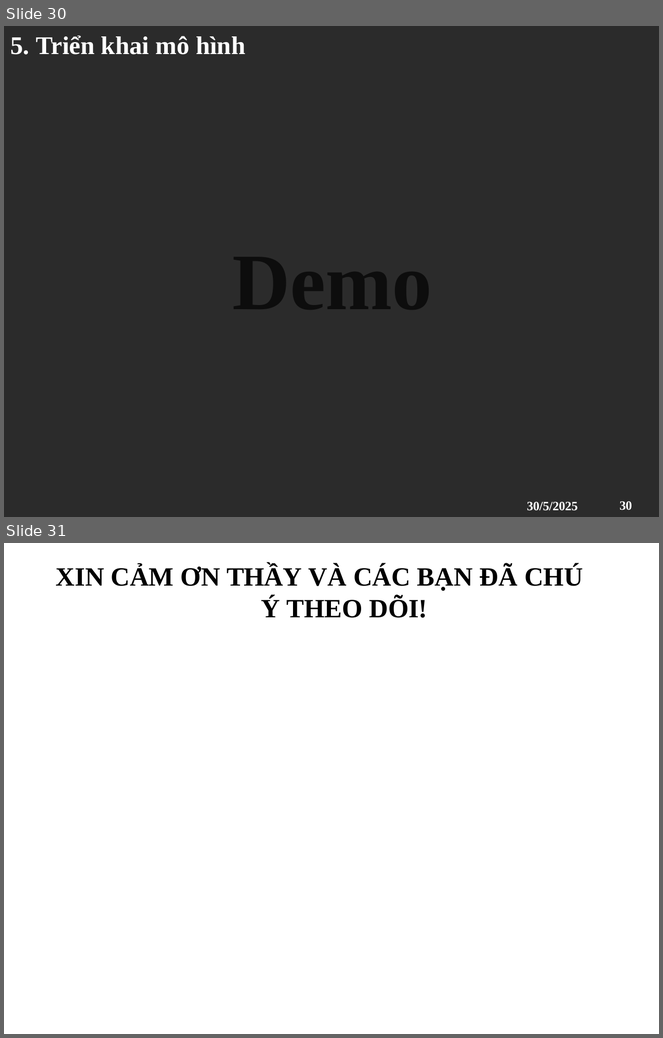
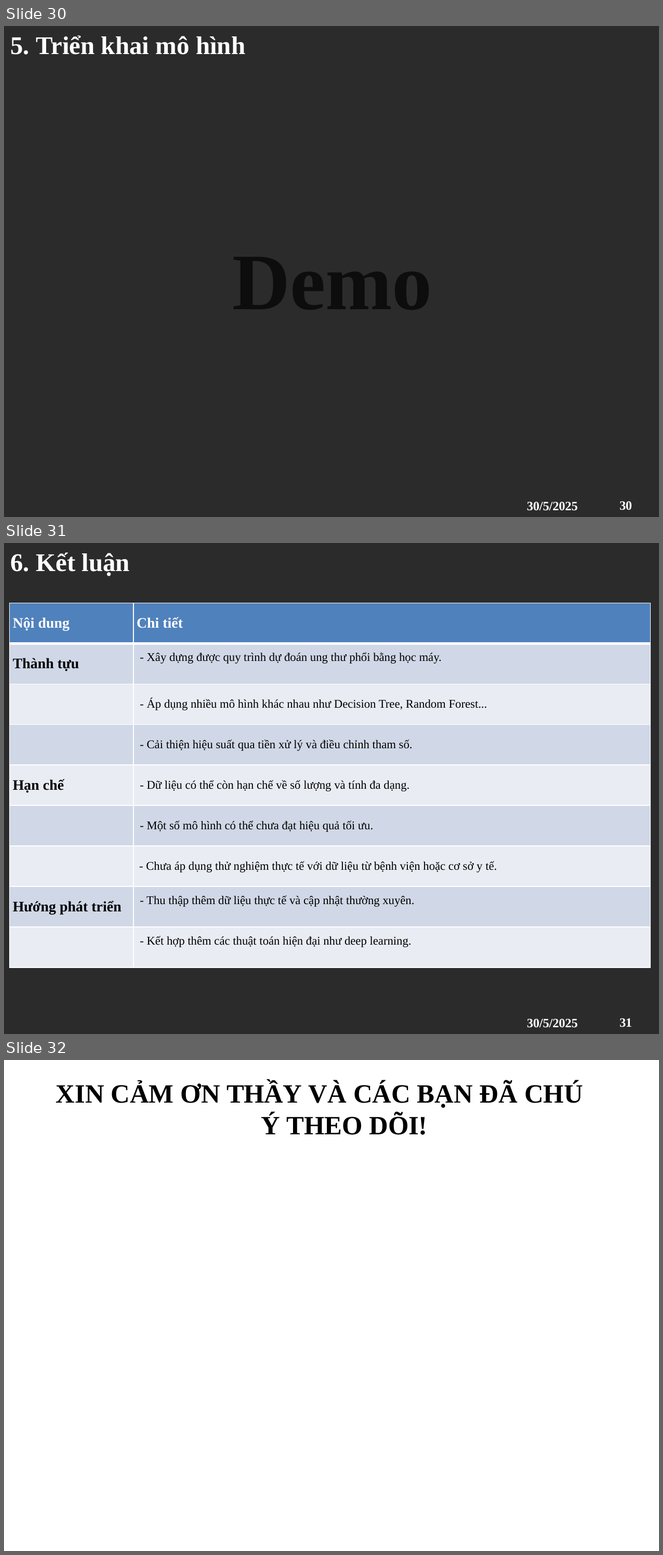
Before and after one commit to VietHung3004/Project_2, a slide deck: cnpm pdf.pptx. Shown one above the other, each under a label of ours: slides 30 and 31 before the commit, slides 30, 31 and 32 after it. The pictures are 663x1038 and 663x1555 pixels, drawn with LibreOffice and Linux fonts; fonts in the diff are those of the drawing; background and template pictures are left out; a plain dark background stands for a picture behind light text. Boxes give left, top, right and bottom in pixels: in the first picture for what was removed or moved away, otherwise in the second. Text is boxed around its words. In the diff, an @@ line names an element or a change of style, - is before the commit and + after.

```diff
--- a/cnpm pdf.pptx
+++ b/cnpm pdf.pptx
@@ slide 31 added at bbox=[4, 543, 659, 1034], background picture (left out) @@
@@ title added at bbox=[11, 552, 130, 576], 28 pt, text #FFFFFF, bold @@
+6. Kết luận
@@ table added at bbox=[9, 603, 650, 1009], 9 rows, 2 columns @@
+Nội dung | Chi tiết
+Thành tựu | - Xây dựng được quy trình dự đoán ung thư phổi bằng học máy.
+ | - Áp dụng nhiều mô hình khác nhau như Decision Tree, Random Forest...
+ | - Cải thiện hiệu suất qua tiền xử lý và điều chỉnh tham số.
+Hạn chế | - Dữ liệu có thể còn hạn chế về số lượng và tính đa dạng.
+ | - Một số mô hình có thể chưa đạt hiệu quả tối ưu.
+ | - Chưa áp dụng thử nghiệm thực tế với dữ liệu từ bệnh viện hoặc cơ sở y tế.
+Hướng phát triển | - Thu thập thêm dữ liệu thực tế và cập nhật thường xuyên.
+ | - Kết hợp thêm các thuật toán hiện đại như deep learning.
@@ text added at bbox=[527, 1019, 578, 1028], 14 pt, text #FFFFFF, bold @@
+30/5/2025
@@ page number added at bbox=[620, 1018, 632, 1028], 14 pt, text #FFFFFF, bold @@
+31
@@ what was slide 31 is now slide 32 @@
```
Also in this commit, not shown: 3 slides changed, 3 other files.
